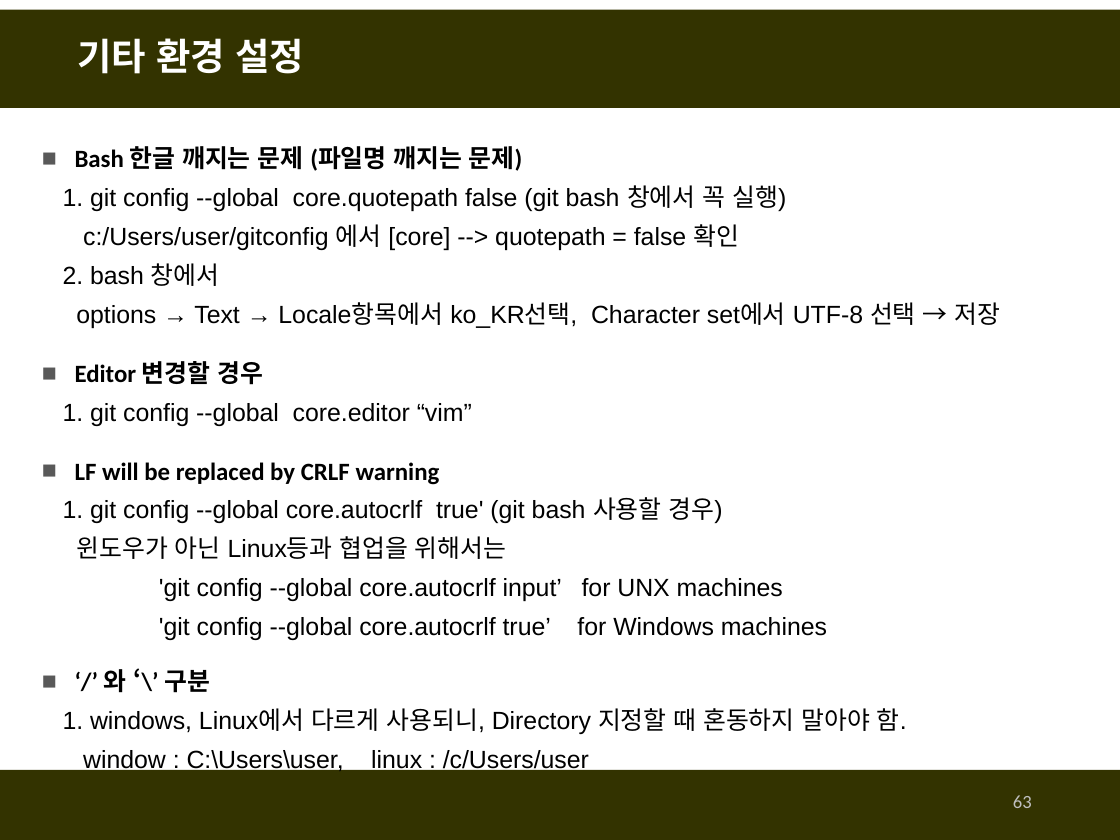
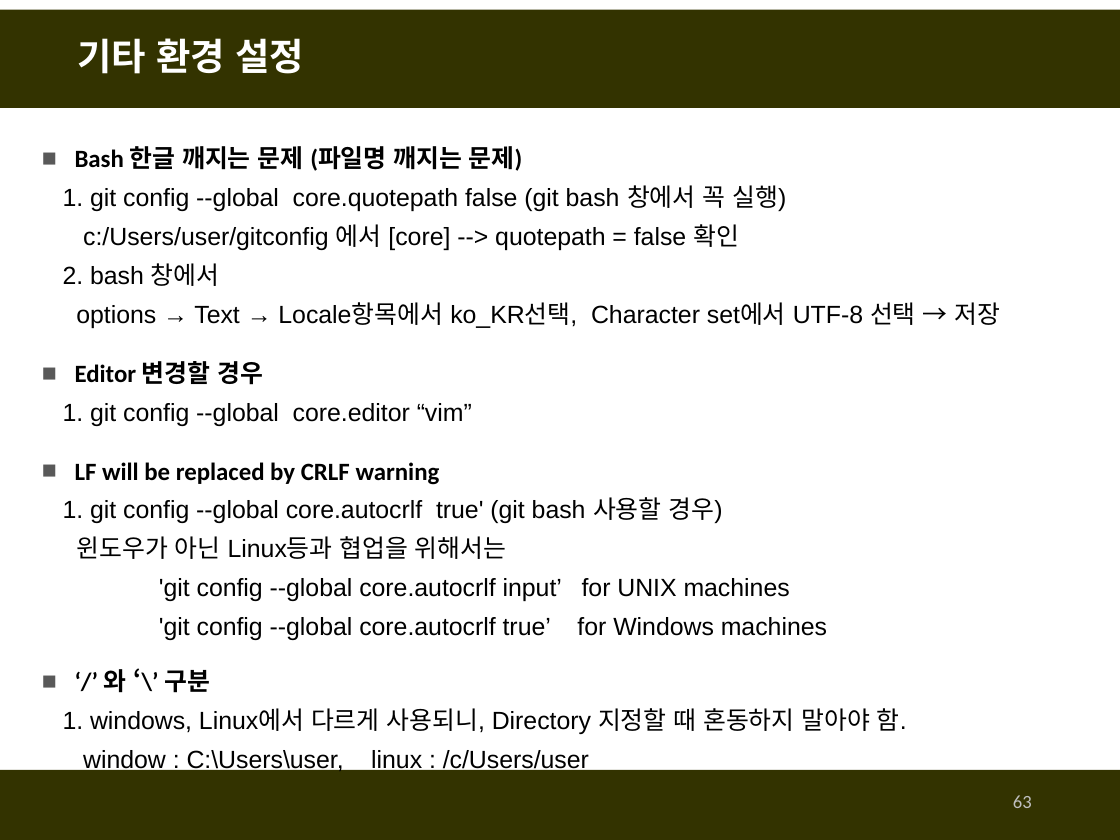
Before and after one commit to fasthill/github-lecture, a slide deck: slide 63 of git및github첫걸음1-git사용하기.pptx. Drawn at 1120x840 pixels with LibreOffice and Linux fonts; fonts in the diff are those of the drawing. Boxes give left, top, right and bottom in pixels: in the first picture for what was removed or moved away, otherwise in the second. Text is boxed around its words. In the diff, an @@ line names an element or a change of style, - is before the commit and + after.

```diff
--- a/git및github첫걸음1-git사용하기.pptx
+++ b/git및github첫걸음1-git사용하기.pptx
@@ text at [159,578,790,601]: text changed @@
-  'git config --global core.autocrlf input’ for UNX machines
+  'git config --global core.autocrlf input’ for UNIX machines
```
Also in this commit, not shown: 1 other slide changed.
